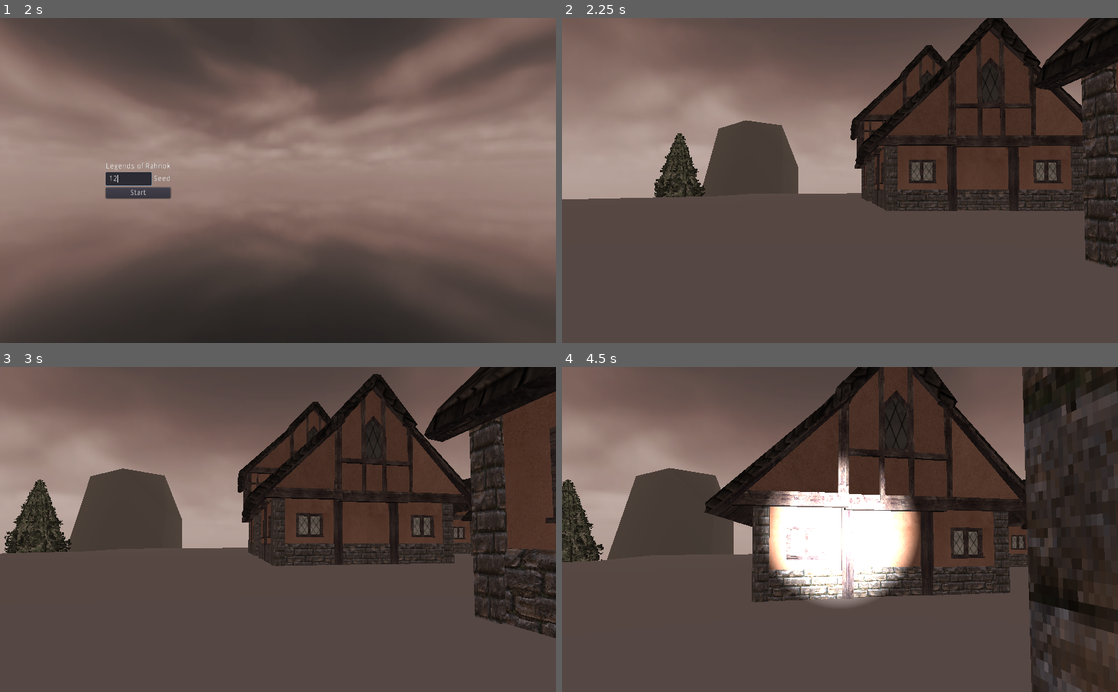
Above: before the commit, frames 1-4 (two rows, left to right).
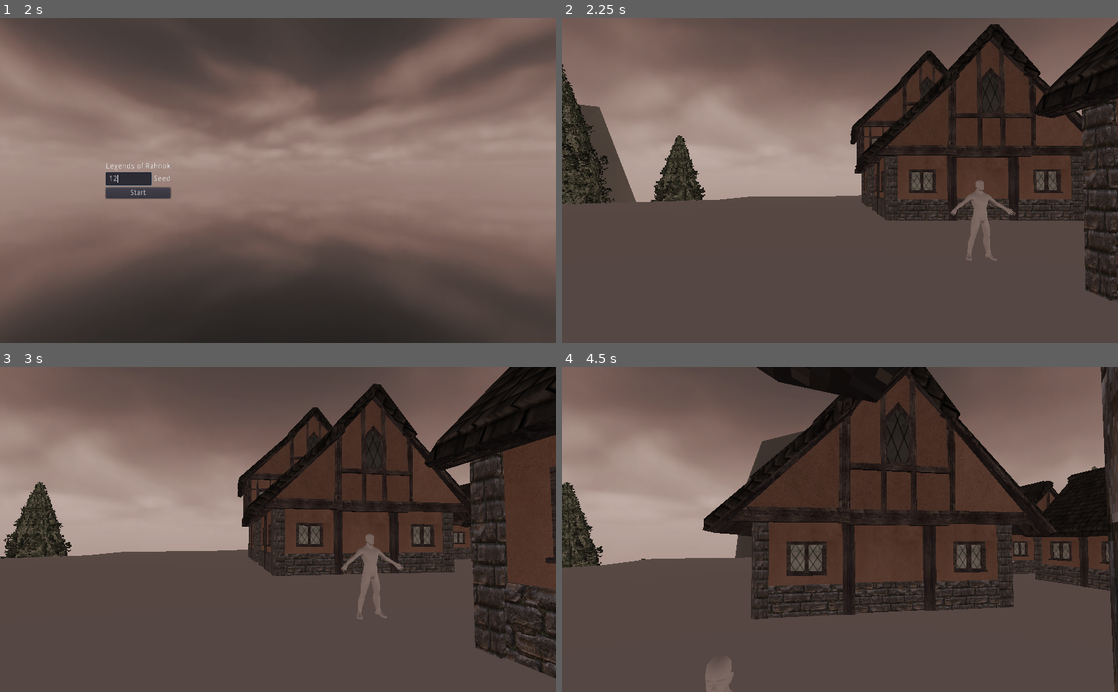
Above: after the commit, the same moments.

Repository: itaden1/webRPG
Game: Godot game, scene res://Scenes/GUI/logo_splash/logo_splash.tscn
The game is run twice, just before and just after one commit, with the same random seed, the same clock (stepped at 60 frames per second) and the same inputs.
Inputs (mouse positions are in pixels of both pictures, inside the frame that each line leads up to):
- Up to frame 1 (2 s): tap Enter (ui_accept) at 0.5, 0.77 s; move the mouse to (400, 164) at 0.52 s; hold D 0.53-1.25 s; hold F (Interact, bound only after the commit) 0.53-1.25 s; click (127, 180) at 1.27 s; type "12" at 1.35 s
- Up to frame 2 (2.25 s): click "Start" at 2 s
- Up to frame 3 (3 s): tap Enter (ui_accept) at 2.75 s; move the mouse to (250, 529) at 2.77 s; hold W from 2.78 s (still down); tap Tab (ToggleMouse) at 2.85 s
- Up to frame 4 (4.5 s): tap Enter (ui_accept) at 3.02 s; tap F (Interact, bound only after the commit) at 3.05 s; move the mouse to (895, 458) at 3.52 s; release W at 3.53 s; hold D 3.53-4.28 s; hold F (Interact, bound only after the commit) 3.53-4.28 s; move the mouse to (812, 594) at 4.27 s; hold W from 4.28 s (still down); tap Space at 4.35 s

Frame 1 is identical in both runs. In frame 2, 18% of the frame differs, in the area x 0-100%, y 0-88%; in frame 3, 19%; in frame 4, 36%, in the area x 0-100%, y 0-100%.

Commit message:
basic NPC interactions

Diff:
--- /dev/null
+++ b/Scenes/NPC/MaleNPC.gd
@@ -0,0 +1,13 @@
+extends KinematicBody
+
+
+func _ready():
+	pass # Replace with function body.
+
+
+func interact(player: KinematicBody):
+	look_at(
+		Vector3(player.global_transform.origin.x, 0, player.global_transform.origin.z), Vector3.UP)
+	rotation.x = 0
+	rotation.z = 0
+	print("Hello there")
--- a/Scenes/NPC/MaleNPC.tscn
+++ b/Scenes/NPC/MaleNPC.tscn
@@ -1,8 +1,17 @@
-[gd_scene load_steps=2 format=2]
+[gd_scene load_steps=4 format=2]
 
 [ext_resource path="res://Imports/male_basemesh1.obj" type="ArrayMesh" id=1]
+[ext_resource path="res://Scenes/NPC/MaleNPC.gd" type="Script" id=2]
+
+[sub_resource type="BoxShape" id=1]
 
 [node name="MaleNPC" type="KinematicBody"]
+script = ExtResource( 2 )
 
 [node name="MeshInstance" type="MeshInstance" parent="."]
+transform = Transform( -0.2, 0, -1.74846e-08, 0, 0.2, 0, 1.74846e-08, 0, -0.2, 0, 2.43918, 0 )
 mesh = ExtResource( 1 )
+
+[node name="InteractCollider" type="CollisionShape" parent="."]
+transform = Transform( 1, 0, 0, 0, 1, 0, 0, 0, 1, 0, 3.84681, 0 )
+shape = SubResource( 1 )
--- /dev/null
+++ b/Scenes/Player/InteractionRay.gd
@@ -0,0 +1,12 @@
+extends RayCast
+
+
+func _ready():
+	pass # Replace with function body.
+
+
+func _input(event):
+	if event.is_action_pressed("Interact"):
+		var collider = get_collider()
+		if collider and collider.has_method("interact"):
+			collider.interact(get_parent())
--- a/Scenes/Towns/TownGenerator.gd
+++ b/Scenes/Towns/TownGenerator.gd
@@ -19,6 +19,8 @@
 const roof_peak = preload("res://Scenes/Towns/BuildingBlocks/Tudor/RoofPeak001.tscn")
 const roof_peak_wall = preload("res://Scenes/Towns/BuildingBlocks/Tudor/RoofPeakWall001.tscn")
 
+
+const npc_placeholder = preload("res://Scenes/NPC/MaleNPC.tscn")
 
 const utilities = preload("res://Scripts/Utilities.gd")
 
@@ -121,9 +123,26 @@
 		params.padding
 	)
 
+	var houses: Array = []
+
 	for b in tree.keys():
 		if tree[b].size() <= 0:
 			build_house(b)
+			houses.append(b)
+			# add npc spawn
+
+	for i in params.number_of_npcs:
+		var house = houses[Rng.get_random_range(0, houses.size()-1)]
+		var npc = npc_placeholder.instance()
+		var npc_offset_pos_x = house.end.x - width/2 + 1
+		var npc_offset_pos_y = house.end.y - height/2 + 1
+		npc.transform.origin = Vector3(
+			npc_offset_pos_x * 8,
+			0.1,
+			npc_offset_pos_y * 8
+		)
+		add_child(npc)
+
 
 	# Place player spawn point at center of main street (or edge of the first partition)
 	var first_partition: Rect2 = tree[tree.keys()[0]][0]
--- a/Scripts/Generators/LocationGenerator.gd
+++ b/Scripts/Generators/LocationGenerator.gd
@@ -10,7 +10,7 @@
 
 func generate_town():
 	var town_node = town_scene.instance()
-	town_node.generate_town({width=10, height=10, partitions=10, padding=[3,2,1]})
+	town_node.generate_town({width=10, height=10, partitions=10, padding=[3,2,1], number_of_npcs=5})
 
 	return {
 		location_node = town_node,
--- a/assets/simple_fpsplayer/Player.gd
+++ b/assets/simple_fpsplayer/Player.gd
@@ -27,7 +27,6 @@
 func _ready():
 	camera = $rotation_helper/Camera
 	rotation_helper = $rotation_helper
-	flashlight = $rotation_helper/Flashlight
 
 	Input.set_mouse_mode(Input.MOUSE_MODE_HIDDEN)
 	Input.set_mouse_mode(Input.MOUSE_MODE_CAPTURED)
@@ -108,11 +107,3 @@
 		else:
 			Input.set_mouse_mode(Input.MOUSE_MODE_VISIBLE)
 	# ----------------------------------
-# ----------------------------------
-# Turning the flashlight on/off
-	if Input.is_key_pressed(KEY_F):
-		if flashlight.is_visible_in_tree():
-			flashlight.hide()
-		else:
-			flashlight.show()
-# ----------------------------------
--- a/assets/simple_fpsplayer/Player.tscn
+++ b/assets/simple_fpsplayer/Player.tscn
@@ -1,9 +1,10 @@
-[gd_scene load_steps=3 format=2]
+[gd_scene load_steps=4 format=2]
 
 [ext_resource path="res://assets/simple_fpsplayer/Player.gd" type="Script" id=1]
+[ext_resource path="res://Scenes/Player/InteractionRay.gd" type="Script" id=2]
 
 [sub_resource type="CapsuleShape" id=1]
-height = 2.0
+height = 2.5
 
 [node name="Player" type="KinematicBody"]
 transform = Transform( 1, 0, 0, 0, 1, 0, 0, 0, 1, 0, 4.07593, 0 )
@@ -18,21 +19,19 @@
 transform = Transform( 1, 0, 0, 0, 1, 0, 0, 0, 1, 0, 1, 0 )
 
 [node name="Camera" type="Camera" parent="rotation_helper"]
-transform = Transform( -1, 0, -3.25841e-07, 0, 1, 0, 3.25841e-07, 0, -1, 0, 0, 0 )
+transform = Transform( -1, 0, -3.25841e-07, 0, 1, 0, 3.25841e-07, 0, -1, 0, 1.00219, 0 )
 keep_aspect = 0
 doppler_tracking = 2
 current = true
 fov = 90.0
 far = 1000.0
 
-[node name="Flashlight" type="SpotLight" parent="rotation_helper"]
-transform = Transform( -1, 0, -8.74228e-08, 0, 1, 0, 8.74228e-08, 0, -1, 0, 0, 0 )
-visible = false
-light_energy = 6.0
-light_bake_mode = 0
-spot_range = 189.971
-spot_angle = 16.079
-
 [node name="playerfeet" type="RayCast" parent="."]
 enabled = true
 cast_to = Vector3( 0, -2.2, 0 )
+
+[node name="InteractionRay" type="RayCast" parent="."]
+transform = Transform( 1, 0, 0, 0, 1, 0, 0, 0, 1, 0, 1.70064, 0 )
+enabled = true
+cast_to = Vector3( 0, 0, 3 )
+script = ExtResource( 2 )
--- a/project.godot
+++ b/project.godot
@@ -30,6 +30,11 @@
 "events": [ Object(InputEventKey,"resource_local_to_scene":false,"resource_name":"","device":0,"alt":false,"shift":false,"control":false,"meta":false,"command":false,"pressed":false,"scancode":0,"physical_scancode":16777218,"unicode":0,"echo":false,"script":null)
  ]
 }
+Interact={
+"deadzone": 0.5,
+"events": [ Object(InputEventKey,"resource_local_to_scene":false,"resource_name":"","device":0,"alt":false,"shift":false,"control":false,"meta":false,"command":false,"pressed":false,"scancode":0,"physical_scancode":70,"unicode":0,"echo":false,"script":null)
+ ]
+}
 
 [physics]
 
